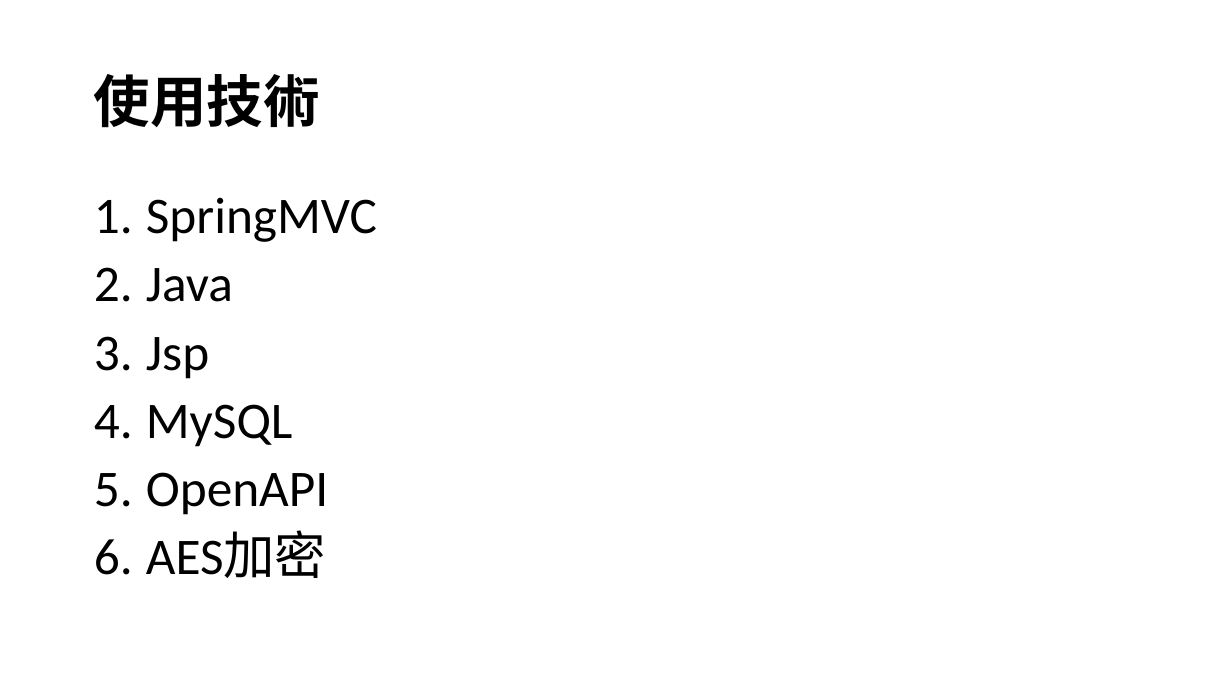
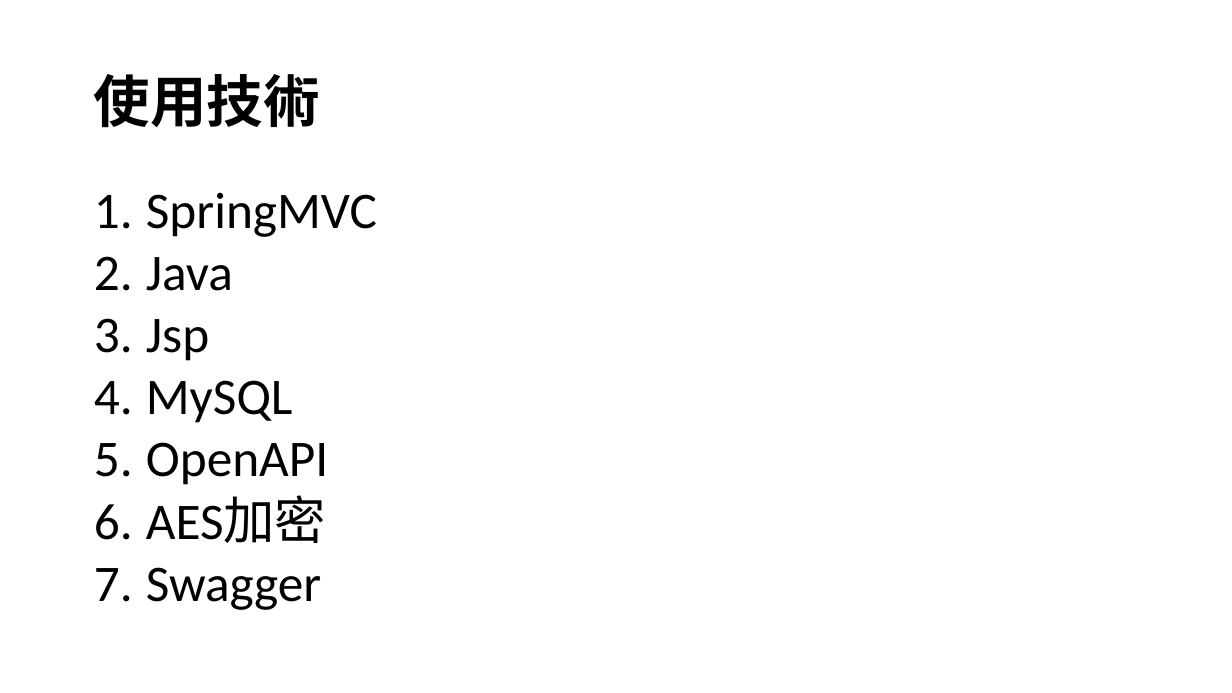
Before and after one commit to alex85amy/HighRail, a slide deck: slide 4 of 簡報/高鐵專案簡報.pptx. Drawn at 1232x693 pixels with LibreOffice and Linux fonts; fonts in the diff are those of the drawing. Boxes give left, top, right and bottom in pixels: in the first picture for what was removed or moved away, otherwise in the second. Text is boxed around its words. In the diff, an @@ line names an element or a change of style, - is before the commit and + after.

```diff
--- a/簡報/高鐵專案簡報.pptx
+++ b/簡報/高鐵專案簡報.pptx
@@ text at (146,192,377,543): line spacing 0.9 to 0.8 @@
@@ text at (146,567,321,610): paragraph added @@
+7. Swagger
```
Also in this commit, not shown: 1 slide added, 1 other file.
